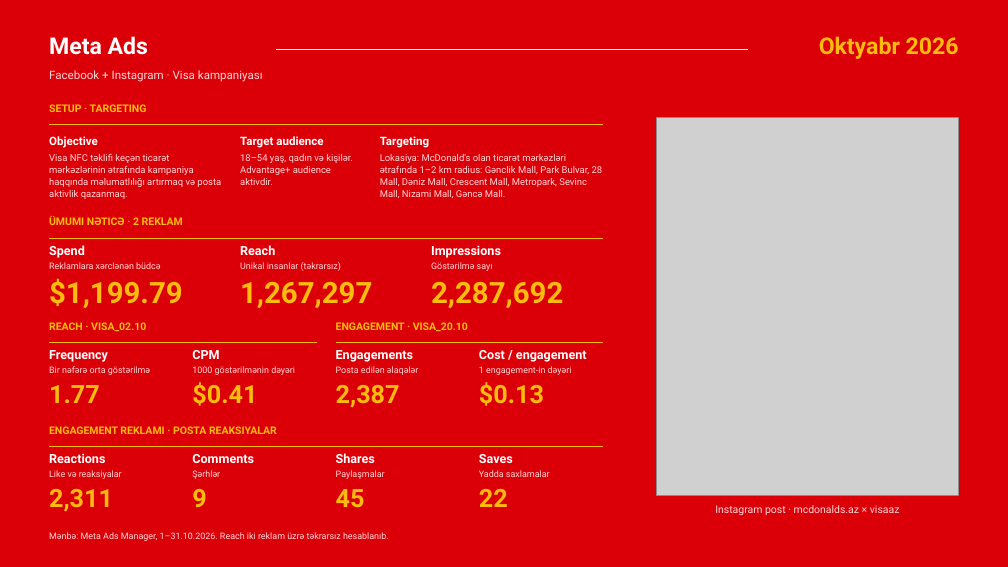
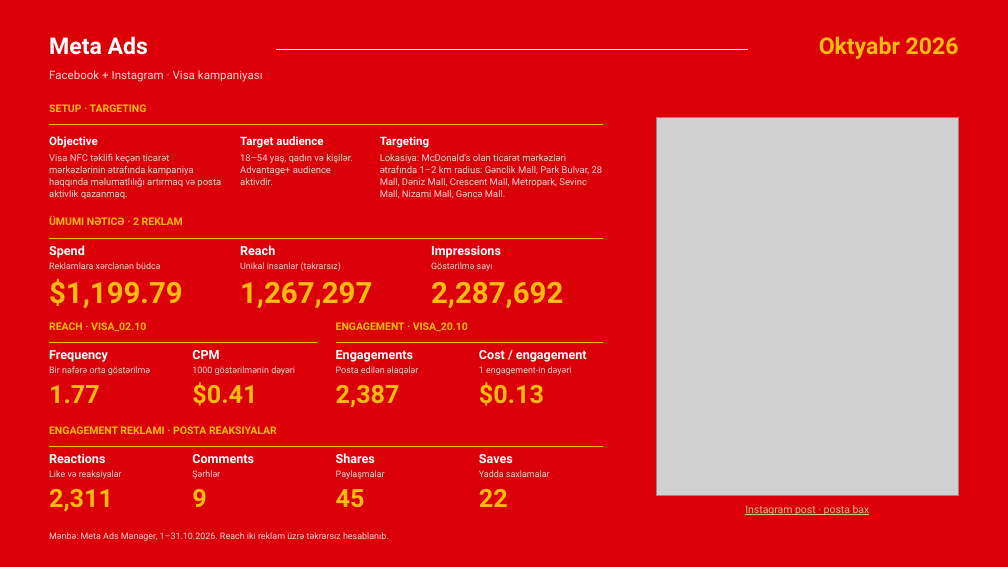
Before and after one commit to omgazerbaijan2022-ops/mcd-meta-report, a slide deck: slide 3 of visa/McDonalds_AZ_Visa_Report_Oct_2026.pptx. Drawn at 1008x567 pixels with LibreOffice and Linux fonts; fonts in the diff are those of the drawing; grey boxes stand for pictures. Boxes give left, top, right and bottom in pixels: in the first picture for what was removed or moved away, otherwise in the second. Text is boxed around its words. In the diff, an @@ line names an element or a change of style, - is before the commit and + after.

```diff
--- a/visa/McDonalds_AZ_Visa_Report_Oct_2026.pptx
+++ b/visa/McDonalds_AZ_Visa_Report_Oct_2026.pptx
@@ text at <box>745,505,870,515</box>: text changed; text colour #FFD6D7 to #DEBC8B @@
-Instagram post · mcdonalds.az × visaaz
+Instagram post · posta bax
```
Also in this commit, not shown: 1 other slide changed, 2 other files.
